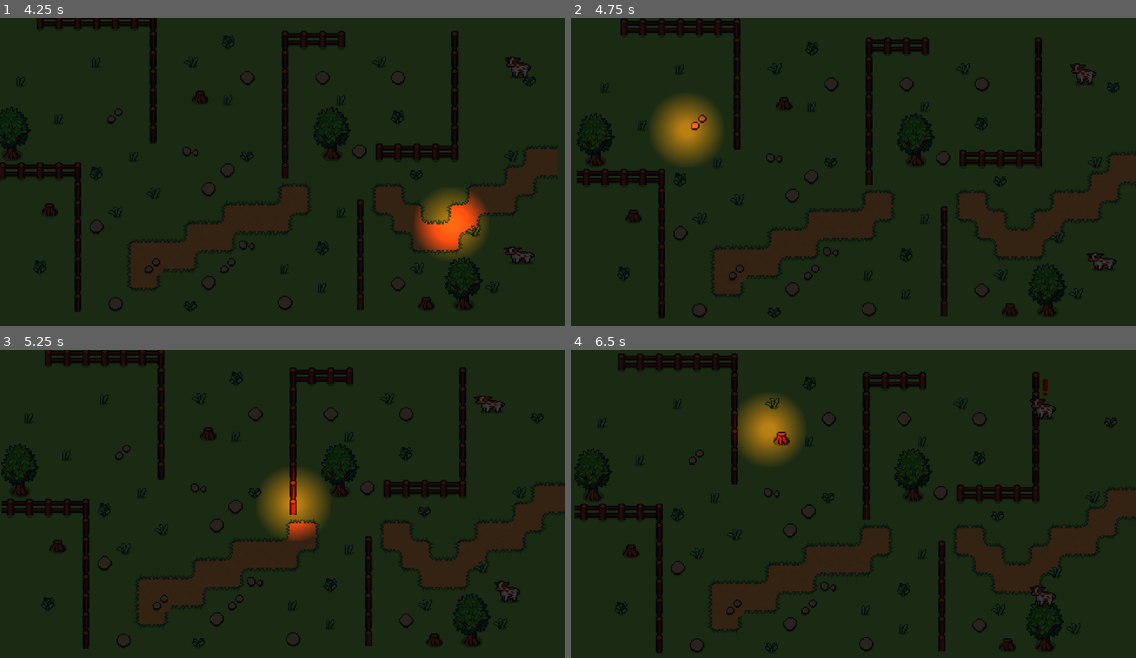
Above: before the commit, frames 1-4 (two rows, left to right).
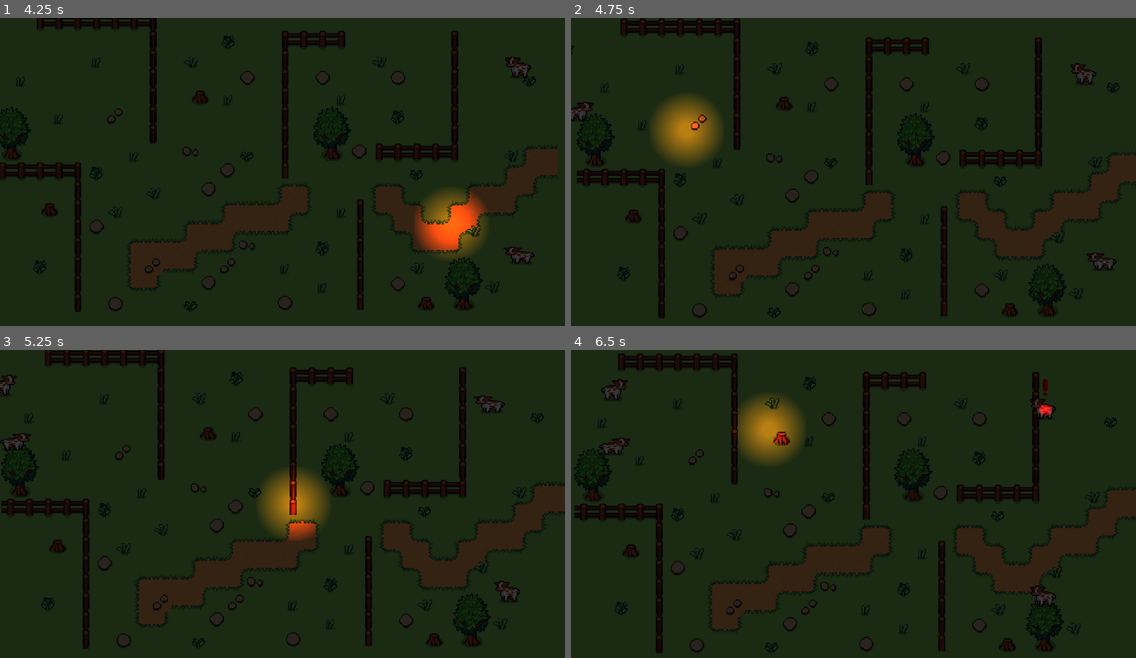
Above: after the commit, the same moments.

Repository: kandlash/Count-The-Sheep
Game: Godot game, scene res://scenes/world.tscn
Same seed, same stepped clock (60 frames per second), same inputs: the game is played once before the commit and once after it. Sound files missing from this copy of the repository are replaced by a short silence.
Inputs (mouse positions are in pixels of both pictures, inside the frame that each line leads up to):
- Up to frame 1 (4.25 s): move the mouse to (406, 159) at 0.52 s; click (406, 159) at 0.67 s; move the mouse to (169, 193) at 1.27 s; click (169, 193) at 1.42 s; move the mouse to (339, 107) at 2.02 s; click (339, 107) at 2.17 s; move the mouse to (254, 239) at 2.77 s; click (254, 239) at 2.92 s; move the mouse to (452, 224) at 3.52 s; click (452, 224) at 3.67 s
- Up to frame 2 (4.75 s): move the mouse to (684, 128) at 4.27 s; click (684, 128) at 4.42 s
- Up to frame 3 (5.25 s): move the mouse to (310, 507) at 5.02 s; click (310, 507) at 5.17 s
- Up to frame 4 (6.5 s): move the mouse to (768, 430) at 5.77 s; click (768, 430) at 5.92 s

Frame 1 is identical in both runs. In frame 2, 0.2% of the frame differs, in the area x 0-4%, y 9-34%; in frame 3, 0.3%; in frame 4, 0.4%, in the area x 5-86%, y 9-35%.

Commit message:
sound effects

Diff:
--- /dev/null
+++ b/extenstions/AudioManager/AudioManager.gd
@@ -0,0 +1,56 @@
+extends Node2D
+## Audio manager node. Inteded to be globally loaded as a 2D Scene. Handles [method create_2d_audio_at_location()] and [method create_audio()] to handle the playback and culling of simultaneous sound effects.
+##
+## To properly use, define [enum SoundEffect.SOUND_EFFECT_TYPE] for each unique sound effect, create a Node2D scene for this AudioManager script add those SoundEffect resources to this globally loaded script's [member sound_effects], and setup your individual SoundEffect resources. Then, use [method create_2d_audio_at_location()] and [method create_audio()] to play those sound effects either at a specific location or globally.
+##
+## See https://github.com/Aarimous/AudioManager for more information.
+##
+## @tutorial: https://www.youtube.com/watch?v=Egf2jgET3nQ
+
+var sound_effect_dict: Dictionary = {} ## Loads all registered SoundEffects on ready as a reference.
+
+@export var sound_effects: Array[SoundEffect] ## Stores all possible SoundEffects that can be played.
+
+
+func _ready() -> void:
+	for sound_effect: SoundEffect in sound_effects:
+		sound_effect_dict[sound_effect.type] = sound_effect
+
+
+## Creates a sound effect at a specific location if the limit has not been reached. Pass [param location] for the global position of the audio effect, and [param type] for the SoundEffect to be queued.
+func create_2d_audio_at_location(location: Vector2, type: SoundEffect.SOUND_EFFECT_TYPE) -> void:
+	if sound_effect_dict.has(type):
+		var sound_effect: SoundEffect = sound_effect_dict[type]
+		if sound_effect.has_open_limit():
+			sound_effect.change_audio_count(1)
+			var new_2D_audio: AudioStreamPlayer2D = AudioStreamPlayer2D.new()
+			add_child(new_2D_audio)
+			new_2D_audio.position = location
+			new_2D_audio.stream = sound_effect.sound_effect
+			new_2D_audio.volume_db = sound_effect.volume
+			new_2D_audio.pitch_scale = sound_effect.pitch_scale
+			new_2D_audio.pitch_scale += randf_range(-sound_effect.pitch_randomness, sound_effect.pitch_randomness )
+			new_2D_audio.finished.connect(sound_effect.on_audio_finished)
+			new_2D_audio.finished.connect(new_2D_audio.queue_free)
+			new_2D_audio.play()
+	else:
+		push_error("Audio Manager failed to find setting for type ", type)
+
+
+## Creates a sound effect if the limit has not been reached. Pass [param type] for the SoundEffect to be queued.
+func create_audio(type: SoundEffect.SOUND_EFFECT_TYPE) -> void:
+	if sound_effect_dict.has(type):
+		var sound_effect: SoundEffect = sound_effect_dict[type]
+		if sound_effect.has_open_limit():
+			sound_effect.change_audio_count(1)
+			var new_audio: AudioStreamPlayer = AudioStreamPlayer.new()
+			add_child(new_audio)
+			new_audio.stream = sound_effect.sound_effect
+			new_audio.volume_db = sound_effect.volume
+			new_audio.pitch_scale = sound_effect.pitch_scale
+			new_audio.pitch_scale += randf_range(-sound_effect.pitch_randomness, sound_effect.pitch_randomness )
+			new_audio.finished.connect(sound_effect.on_audio_finished)
+			new_audio.finished.connect(new_audio.queue_free)
+			new_audio.play()
+	else:
+		push_error("Audio Manager failed to find setting for type ", type)
--- /dev/null
+++ b/extenstions/AudioManager/AudioManagerAddSoundEffects.gd
@@ -0,0 +1,31 @@
+@tool
+extends EditorScript
+## Once customized, automatically adds all SoundEffect resources found in the [member folder_path] that are not already in the [member audio_manager_path]'s sound_effects Array to that array, so they can be called via the AudioManager.
+
+var audio_manager_path: String = "res://path/to/audio_manager/scene.tscn" ## The path to the audio manager scene.
+var audio_manage_scene: PackedScene = load(audio_manager_path) ## Loads the audio manage scene so the tool can modify it.
+var folder_path: String = "res://path/to/sound_effects/resources" ## The path to your folder containing your SoundEffect resources.
+var files: PackedStringArray = DirAccess.get_files_at(folder_path) ## Get a list of all files in the [member folder_path].
+var modified: bool ## Stores if the audio manager scene is updated, we only need to resave if updated.
+
+func _run() -> void:
+	# unpack the audio manager scene
+	var audio_manage_scene_instance: Node2D = audio_manage_scene.instantiate()
+
+	# Loop through each file in the folder, load the resource, check if it's in the array or not, and if not, add it.
+	for file: String in files:
+		var file_path: String = folder_path + "/" + file ## the full path to the resource
+		var resource: Resource = load(file_path) ## set to the resource to load
+		# Check if the resource is valid and not already in the array
+		if resource != null and not resource in audio_manage_scene_instance.sound_effects and resource is SoundEffect:
+			modified = true
+			# Add the resource to the AudioManager sound_effects array.
+			audio_manage_scene_instance.sound_effects.append(resource)
+	# Save the modified scene only if we've modified it.
+	if modified == true:
+		audio_manage_scene = PackedScene.new()
+		audio_manage_scene.pack(audio_manage_scene_instance)
+		ResourceSaver.save(audio_manage_scene, audio_manager_path)
+		print("AudioManager updated. If you have the scene open in the editor, you may need to reload it to see the updates.")
+	else:
+		print("AudioManager was not updated, no new SoundEffect resources found.")
--- /dev/null
+++ b/extenstions/AudioManager/SoundEffectSetting.gd
@@ -0,0 +1,35 @@
+class_name SoundEffect
+extends Resource
+## Sound effect resource, used to configure unique sound effects for use with the AudioManager. Passed to [method AudioManager.create_2d_audio_at_location()] and [method AudioManager.create_audio()] to play sound effects.
+
+## Stores the different types of sounds effects available to be played to distinguish them from another. Each new SoundEffect resource created should add to this enum, to allow them to be easily instantiated via [method AudioManager.create_2d_audio_at_location()] and [method AudioManager.create_audio()].
+enum SOUND_EFFECT_TYPE {
+	SHEEP_BLOCKED,
+	SHEEP_JUMP,
+	SHEEP_CLICK,
+	SHEEP_MOVE
+}
+
+@export_range(0, 10) var limit: int = 5 ## Maximum number of this SoundEffect to play simultaneously before culled.
+@export var type: SOUND_EFFECT_TYPE ## The unique sound effect in the [enum SOUND_EFFECT_TYPE] to associate with this effect. Each SoundEffect resource should have it's own unique [enum SOUND_EFFECT_TYPE] setting.
+@export var sound_effect: AudioStreamMP3 ## The [AudioStreamMP3] audio resource to play.
+@export_range(-40, 20) var volume: float = 0 ## The volume of the [member sound_effect].
+@export_range(0.0, 4.0,.01) var pitch_scale: float = 1.0 ## The pitch scale of the [member sound_effect].
+@export_range(0.0, 1.0,.01) var pitch_randomness: float = 0.0 ## The pitch randomness setting of the [member sound_effect].
+
+var audio_count: int = 0 ## The instances of this [AudioStreamMP3] currently playing.
+
+
+## Takes [param amount] to change the [member audio_count].
+func change_audio_count(amount: int) -> void:
+	audio_count = max(0, audio_count + amount)
+
+
+## Checkes whether the audio limit is reached. Returns true if the [member audio_count] is less than the [member limit].
+func has_open_limit() -> bool:
+	return audio_count < limit
+
+
+## Connected to the [member sound_effect]'s finished signal to decrement the [member audio_count].
+func on_audio_finished() -> void:
+	change_audio_count(-1)
--- a/project.godot
+++ b/project.godot
@@ -14,6 +14,10 @@
 run/main_scene="uid://dt72flxhyi2ly"
 config/features=PackedStringArray("4.6", "GL Compatibility")
 config/icon="res://icon.svg"
+
+[autoload]
+
+AudioManager="*uid://coruagk2s3ik7"
 
 [display]
 
--- /dev/null
+++ b/scenes/audio_manager.tscn
@@ -0,0 +1,35 @@
+[gd_scene format=3 uid="uid://coruagk2s3ik7"]
+
+[ext_resource type="Script" uid="uid://drnf7w20q5757" path="res://extenstions/AudioManager/AudioManager.gd" id="1_8qd8g"]
+[ext_resource type="Script" uid="uid://d3tecsfeqmjlg" path="res://extenstions/AudioManager/SoundEffectSetting.gd" id="2_liach"]
+[ext_resource type="AudioStream" uid="uid://6sjsq6qp3eha" path="res://assets/sounds/digital_footstep_snow_1.mp3" id="3_3asnw"]
+[ext_resource type="AudioStream" uid="uid://c77wnm35eha72" path="res://assets/sounds/pop_3.mp3" id="4_m6ggh"]
+[ext_resource type="AudioStream" uid="uid://dmw2yrkvrl75h" path="res://assets/sounds/water_drop_synthetic.mp3" id="5_aoitu"]
+
+[sub_resource type="Resource" id="Resource_3asnw"]
+script = ExtResource("2_liach")
+limit = 3
+type = 3
+sound_effect = ExtResource("3_3asnw")
+volume = -30.0
+pitch_randomness = 0.3
+metadata/_custom_type_script = "uid://d3tecsfeqmjlg"
+
+[sub_resource type="Resource" id="Resource_aoitu"]
+script = ExtResource("2_liach")
+type = 2
+sound_effect = ExtResource("4_m6ggh")
+volume = -30.0
+pitch_randomness = 0.3
+metadata/_custom_type_script = "uid://d3tecsfeqmjlg"
+
+[sub_resource type="Resource" id="Resource_njtn3"]
+script = ExtResource("2_liach")
+sound_effect = ExtResource("5_aoitu")
+volume = -20.0
+pitch_randomness = 0.3
+metadata/_custom_type_script = "uid://d3tecsfeqmjlg"
+
+[node name="AudioManager" type="Node2D" unique_id=1774653072]
+script = ExtResource("1_8qd8g")
+sound_effects = Array[ExtResource("2_liach")]([SubResource("Resource_3asnw"), SubResource("Resource_aoitu"), SubResource("Resource_njtn3")])
--- a/scenes/sheep.tscn
+++ b/scenes/sheep.tscn
@@ -33,8 +33,6 @@
 
 [node name="sheep" type="Node2D" unique_id=1588974740]
 script = ExtResource("1_gw4f6")
-light_energy_min = 0.0
-light_energy_max = 0.0
 
 [node name="AnimatedSprite2D" type="AnimatedSprite2D" parent="." unique_id=592394954]
 position = Vector2(0, -7)
--- a/scenes/world.tscn
+++ b/scenes/world.tscn
@@ -477,7 +477,7 @@
 spawn_delay_max = 15.0
 
 [node name="sheep_killer" type="Area2D" parent="." unique_id=1832392548]
-position = Vector2(-112, 0)
+position = Vector2(-192, 0)
 script = ExtResource("8_4mrxx")
 
 [node name="CollisionShape2D" type="CollisionShape2D" parent="sheep_killer" unique_id=148843001]
@@ -485,7 +485,7 @@
 shape = SubResource("RectangleShape2D_e3hyu")
 
 [node name="sheep_killer2" type="Area2D" parent="." unique_id=346751430]
-position = Vector2(544, 0)
+position = Vector2(592, 0)
 script = ExtResource("8_4mrxx")
 
 [node name="CollisionShape2D" type="CollisionShape2D" parent="sheep_killer2" unique_id=907120631]
--- a/scripts/click_manager.gd
+++ b/scripts/click_manager.gd
@@ -23,7 +23,9 @@
 	# берем ПЕРВУЮ подходящую овцу
 	for hit in result:
 		var obj = hit.collider
-		print(obj.is_in_group("sheep"))
 		if obj.is_in_group("sheep"):
+			print('sheep click - ', obj.get_parent())
+			AudioManager.create_audio(SoundEffect.SOUND_EFFECT_TYPE.SHEEP_CLICK)
+			obj.get_parent().click_animation()
 			obj.get_parent().request_jump()
 			return
--- a/scripts/sheep.gd
+++ b/scripts/sheep.gd
@@ -45,6 +45,11 @@
 @export var jump_up_duration := 0.2
 @export var jump_down_duration := 0.2
 
+
+@export_group("Click")
+@export var click_squash := Vector2(1.25, 0.75)
+@export var click_duration_in := 0.08
+@export var click_duration_out := 0.12
 # ------------------------------------------------
 
 func _ready() -> void:
@@ -114,6 +119,7 @@
 	if blocked_tween and blocked_tween.is_running():
 		return
 
+	AudioManager.create_audio(SoundEffect.SOUND_EFFECT_TYPE.SHEEP_BLOCKED)
 	vosklisatilni_znak.visible = true
 	vosklisatilni_light.enabled = true
 
@@ -216,3 +222,17 @@
 
 	await fall.finished
 	is_busy = false
+
+
+func click_animation():
+	# не перебиваем важные анимации
+	if is_busy:
+		return
+
+	var tween = create_tween()
+
+	tween.tween_property(self, "scale", click_squash, click_duration_in)\
+		.set_trans(Tween.TRANS_SINE).set_ease(Tween.EASE_OUT)
+
+	tween.tween_property(self, "scale", Vector2.ONE, click_duration_out)\
+		.set_trans(Tween.TRANS_SINE).set_ease(Tween.EASE_IN)
Not shown, added: extenstions/AudioManager/AudioManager.gd.uid
Not shown, added: extenstions/AudioManager/AudioManagerAddSoundEffects.gd.uid
Not shown, added: extenstions/AudioManager/SoundEffectSetting.gd.uid
Not shown, added: .DS_Store
Not shown, added: assets/.DS_Store
Not shown, added: extenstions/AudioManager/LICENSE
Not shown, added: extenstions/AudioManager/README.md
